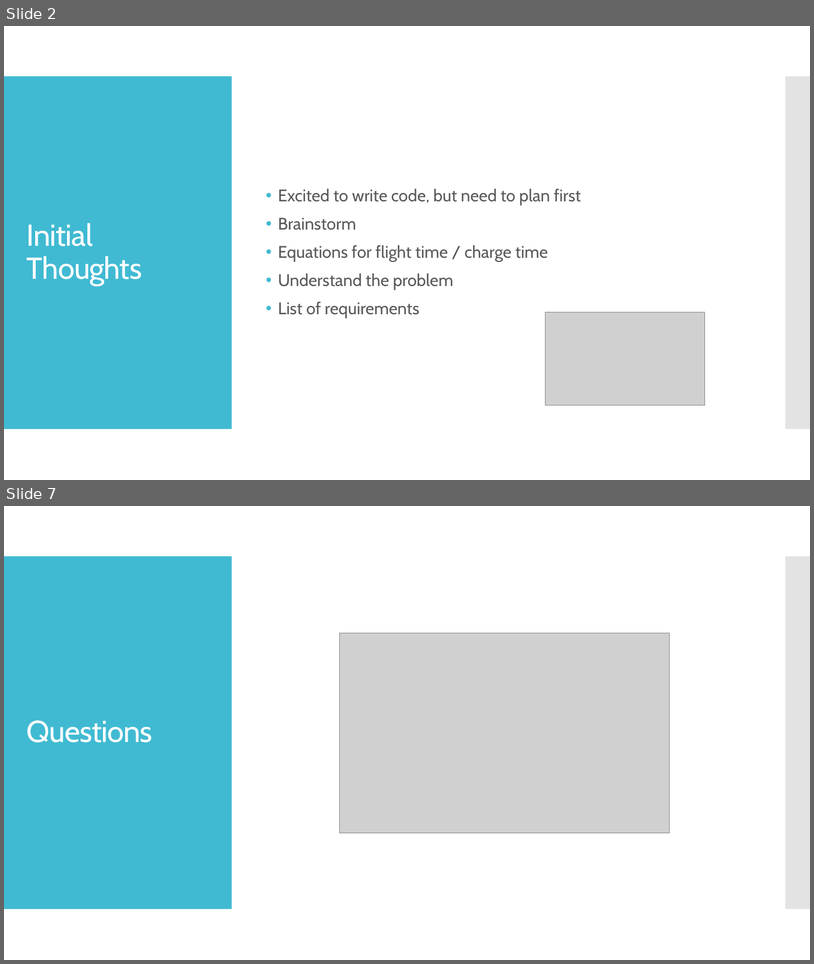
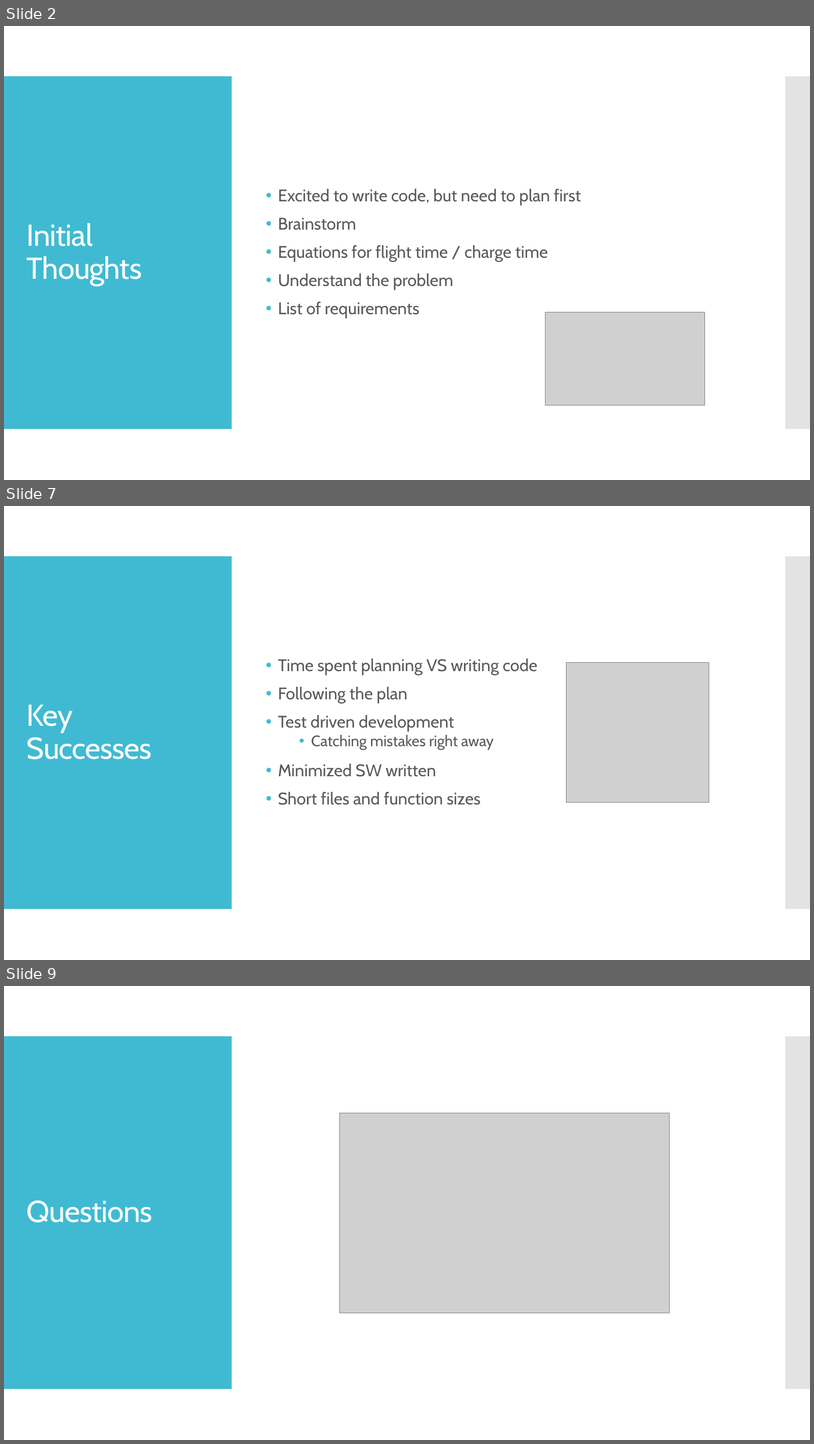
Before and after one commit to kjnorth/JobyEVtolSim, a slide deck: notes/joby_evtol_presentation.pptx. Shown one above the other, each under a label of ours: slides 2 and 7 before the commit, slides 2, 7 and 9 after it; the slides between them are not shown. The pictures are 814x964 and 814x1444 pixels, drawn with LibreOffice and Linux fonts; fonts in the diff are those of the drawing; grey boxes stand for pictures. Boxes give left, top, right and bottom in pixels: in the first picture for what was removed or moved away, otherwise in the second. Text is boxed around its words. In the diff, an @@ line names an element or a change of style, - is before the commit and + after.

```diff
--- a/notes/joby_evtol_presentation.pptx
+++ b/notes/joby_evtol_presentation.pptx
@@ slide 7 added at (x1=4, y1=506, x2=810, y2=960), background #FFFFFF; not listed: 2 template elements that a slide beside it also shows @@
@@ text added at (x1=278, y1=658, x2=538, y2=805), 20 pt, text #595959 @@
+• Time spent planning VS writing code
+• Following the plan
+• Test driven development
+  • Catching mistakes right away
+• Minimized SW written
+• Short files and function sizes
@@ picture added at (x1=567, y1=663, x2=710, y2=802) @@
@@ title added at (x1=27, y1=704, x2=152, y2=759), 36 pt, text #FFFFFF @@
+Key
+Successes
@@ what was slide 7 is now slide 9 @@
```
Also in this commit, not shown: 4 slides changed, 1 other slide added, 2 other files.
